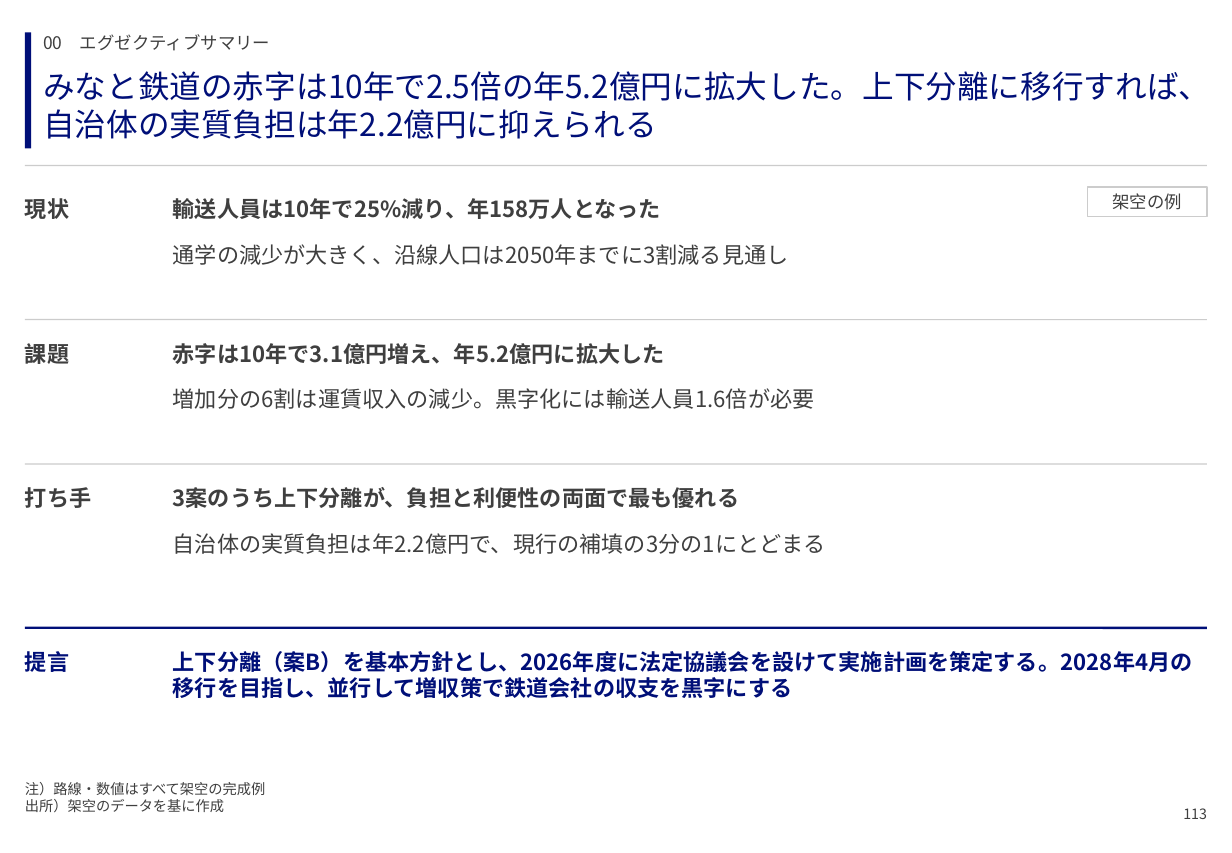
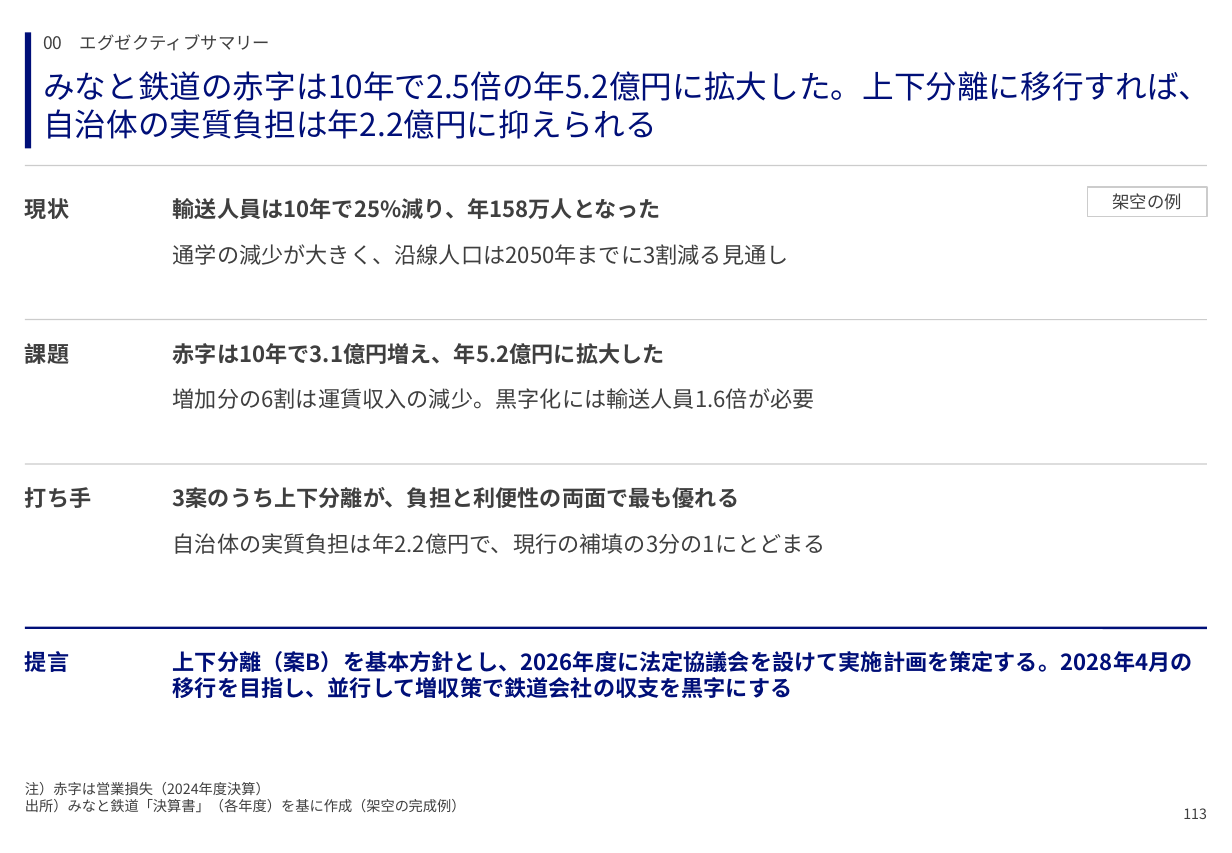
Before and after one commit to GontaHH/slide_builder, a slide deck: slide 115 of patterns/pattern-deck.pptx. Drawn at 1232x853 pixels with LibreOffice and Linux fonts; fonts in the diff are those of the drawing. Boxes give left, top, right and bottom in pixels: in the first picture for what was removed or moved away, otherwise in the second. Text is boxed around its words. In the diff, an @@ line names an element or a change of style, - is before the commit and + after.

```diff
--- a/patterns/pattern-deck.pptx
+++ b/patterns/pattern-deck.pptx
@@ text at box(25, 782, 466, 813): text changed @@
-注）路線・数値はすべて架空の完成例
-出所）架空のデータを基に作成
+注）赤字は営業損失（2024年度決算）
+出所）みなと鉄道「決算書」（各年度）を基に作成（架空の完成例）
```
Also in this commit, not shown: 15 other slides changed, 1 other file.
